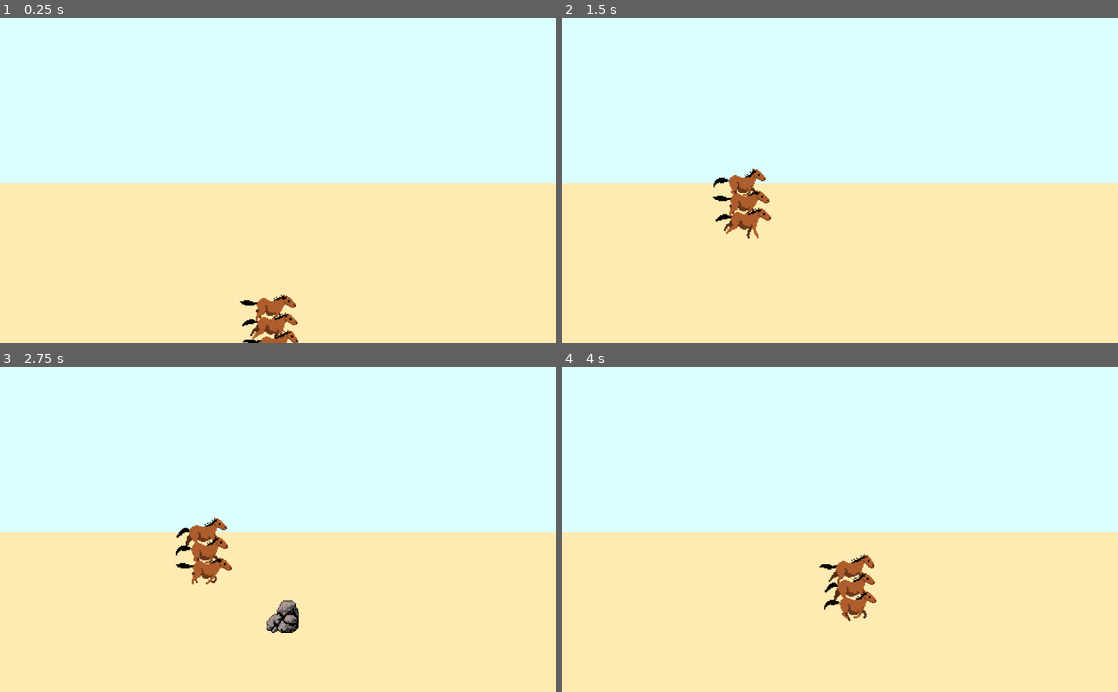
Above: before the commit, frames 1-4 (two rows, left to right).
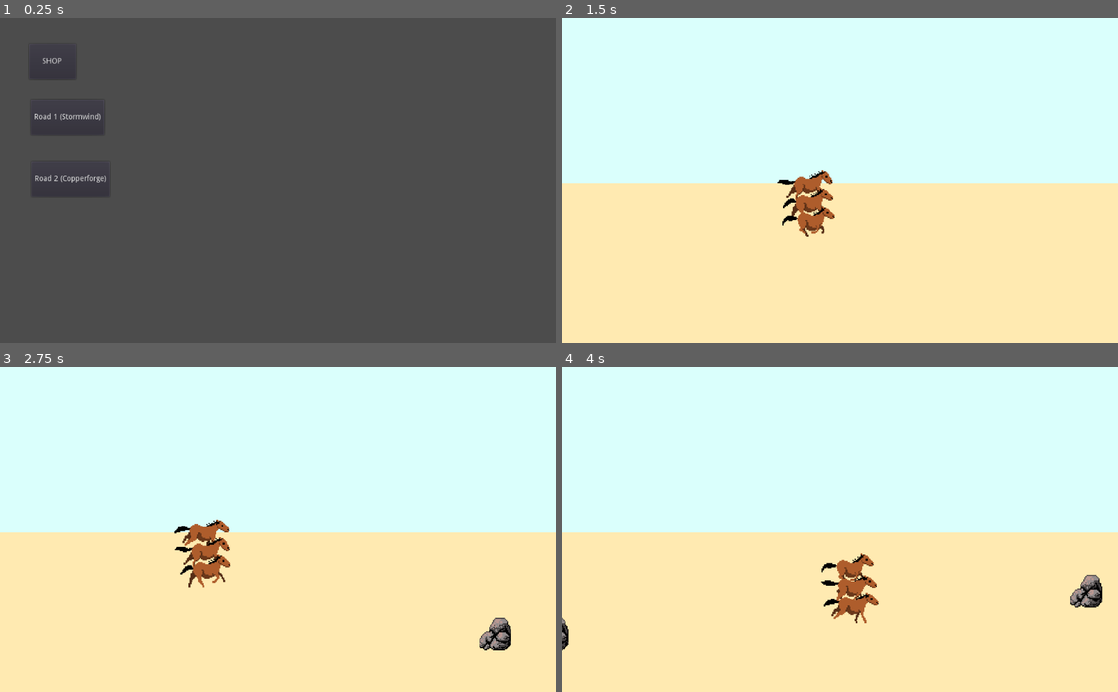
Above: after the commit, the same moments.

Repository: Lanilor53/troika
Game: Godot game, scene res://Main.tscn
Two runs of this game, one before a commit and one after it. Both use one fixed random seed, a clock stepped at 60 frames per second and the inputs below. Before the commit the project starts from res://Road.tscn.
Inputs (mouse positions are in pixels of both pictures, inside the frame that each line leads up to):
- Up to frame 1 (0.25 s): no input
- Up to frame 2 (1.5 s): click (628, 118) at 0.5 s, where only the run after the commit has a clickable "Road 1 (Stormwind)"; move the mouse to (962, 164) at 1.27 s
- Up to frame 3 (2.75 s): move the mouse to (166, 545) at 2.02 s
- Up to frame 4 (4 s): move the mouse to (895, 458) at 2.77 s; move the mouse to (812, 594) at 3.52 s

The runs differ from the first frame. In frame 1, 100% of the frame differs, in the area x 0-100%, y 0-100%; in frame 2, 2.2%; in frame 3, 1.6%; in frame 4, 1.2%.

Commit message:
Add road system

Diff:
--- a/GUI_Town.gd
+++ b/GUI_Town.gd
@@ -1,4 +1,19 @@
 extends Control
 
+onready var town = get_parent()
+
 func _ready():
-	pass
+	set_buttons_text()
+
+func _on_Road1Button_pressed():
+	town.get_parent().change_to_road(town.road_1)
+
+func _on_Road2Button_pressed():
+	town.get_parent().change_to_road(town.road_2)
+
+func _on_Town_town_loaded():
+	set_buttons_text()
+
+func set_buttons_text():
+	$Road1Button.text = "Road 1 (%s)" % town.road_1
+	$Road2Button.text = "Road 2 (%s)" % town.road_2
--- a/GUI_Town.tscn
+++ b/GUI_Town.tscn
@@ -1,38 +1,43 @@
-[gd_scene format=2]
+[gd_scene load_steps=2 format=2]
+
+[ext_resource path="res://GUI_Town.gd" type="Script" id=1]
 
 [node name="GUI_Town" type="Control"]
 margin_right = 40.0
 margin_bottom = 40.0
+script = ExtResource( 1 )
 __meta__ = {
 "_edit_use_anchors_": false
 }
 
 [node name="ShopButton" type="Button" parent="."]
-margin_left = 59.4484
-margin_top = 49.1096
-margin_right = 145.448
-margin_bottom = 114.11
+margin_left = 53.7573
+margin_top = 48.0558
+margin_right = 139.757
+margin_bottom = 113.056
 text = "SHOP"
 __meta__ = {
 "_edit_use_anchors_": false
 }
 
 [node name="Road1Button" type="Button" parent="."]
-margin_left = 182.222
-margin_top = 47.8172
-margin_right = 268.222
-margin_bottom = 112.817
+margin_left = 56.7883
+margin_top = 151.259
+margin_right = 142.788
+margin_bottom = 216.259
 text = "Road 1"
 __meta__ = {
 "_edit_use_anchors_": false
 }
 
-[node name="Road2Button2" type="Button" parent="."]
-margin_left = 301.119
-margin_top = 54.279
-margin_right = 387.119
-margin_bottom = 119.279
+[node name="Road2Button" type="Button" parent="."]
+margin_left = 57.5822
+margin_top = 265.236
+margin_right = 143.582
+margin_bottom = 330.236
 text = "Road 2"
 __meta__ = {
 "_edit_use_anchors_": false
 }
+[connection signal="pressed" from="Road1Button" to="." method="_on_Road1Button_pressed"]
+[connection signal="pressed" from="Road2Button" to="." method="_on_Road2Button_pressed"]
--- /dev/null
+++ b/Main.gd
@@ -0,0 +1,27 @@
+extends Node2D
+
+var roadScene = preload("res://Road.tscn")
+var townScene = preload("res://Town.tscn")
+
+func handle_destination_reached(dest):
+	# TODO: crossroads system
+	if dest.begins_with("road_"):
+		change_to_road(dest)
+	else:
+		change_to_town(dest)
+
+func change_to_road(dest):
+	clear()
+	add_child(roadScene.instance())
+	var cart = get_node("Road/PlayerCart")
+	# TODO: road length?
+	cart.destination = dest
+
+func change_to_town(town):
+	clear()
+	add_child(townScene.instance())
+	get_node("Town").load_town(town)
+
+func clear():
+	for child in get_children():
+		child.queue_free()
--- /dev/null
+++ b/Main.tscn
@@ -0,0 +1,9 @@
+[gd_scene load_steps=3 format=2]
+
+[ext_resource path="res://Town.tscn" type="PackedScene" id=1]
+[ext_resource path="res://Main.gd" type="Script" id=2]
+
+[node name="Main" type="Node2D"]
+script = ExtResource( 2 )
+
+[node name="Town" parent="." instance=ExtResource( 1 )]
--- a/Player.gd
+++ b/Player.gd
@@ -1,4 +1,6 @@
 extends KinematicBody2D
+
+# TODO: refactor to ProgressManager
 
 var speed = 10
 var maxSpeed = 50
@@ -6,6 +8,7 @@
 var oldpos = Vector2.ZERO
 var progress = 0
 var targetProgress = 7500
+var destination = ""
 
 signal speed_changed(speed)
 
@@ -42,7 +45,7 @@
 	progress += speed
 	print("[PROGRESS] %s" % progress)
 	if progress >= targetProgress:
-		print("Priehali")
+		print("Reached %s" % destination)
 		# TODO: handle turns
 		# Turn gives 3 second for player to choose a road by going up or down
-		get_tree().change_scene("res://Town.tscn")
+		get_parent().get_parent().handle_destination_reached(destination)
--- a/Town.gd
+++ b/Town.gd
@@ -1,12 +1,14 @@
 extends Node2D
 
 var TownStats = preload("res://TownStats.gd")
-var road_1 = ""
-var road_2 = ""
-var shop_layout = []
+var road_1 = "Stormwind"
+var road_2 = "Copperforge"
+var shop_layout = {"cheese_buy":2, "cheese_sell":1}
+signal town_loaded()
 
 func load_town(town):
 	var stats = TownStats.get_stats(town)
 	road_1 = stats["road_1"]
 	road_2 = stats["road_2"]
 	shop_layout = stats["shop_layout"]
+	emit_signal("town_loaded")
--- a/Town.tscn
+++ b/Town.tscn
@@ -7,3 +7,4 @@
 script = ExtResource( 2 )
 
 [node name="GUI_Town" parent="." instance=ExtResource( 1 )]
+[connection signal="town_loaded" from="." to="GUI_Town" method="_on_Town_town_loaded"]
--- a/TownStats.gd
+++ b/TownStats.gd
@@ -1,27 +1,23 @@
 extends Object
 
-enum TOWN{
-	Farmville,
-	Stormwind,
-	Copperforge
-}
+# TODO: use enums
 
 static func get_stats(town):
-	if town == TOWN.Farmville:
+	if town == "Farmville":
 		return {
-			"road_1":TOWN.Stormwind,
-			"road_2":TOWN.Copperforge,
+			"road_1":"Stormwind",
+			"road_2":"Copperforge",
 			"shop_layout":{"cheese_buy":2, "cheese_sell":1}
 		}
-	elif town == TOWN.Storwind:
+	elif town == "Stormwind":
 		return {
-			"road_1":TOWN.Stormwind,
-			"road_2":TOWN.Farmville,
+			"road_1":"Farmville",
+			"road_2":"Copperforge",
 			"shop_layout":{"cheese_buy":3, "cheese_sell":2}
 		}
-	elif town == TOWN.Copperforge:
+	elif town == "Copperforge":
 		return {
-			"road_1":TOWN.Stormwind,
-			"road_2":TOWN.Farmville,
+			"road_1":"Stormwind",
+			"road_2":"Farmville",
 			"shop_layout":{"cheese_buy":2, "cheese_sell":1}
 		}
--- a/project.godot
+++ b/project.godot
@@ -16,7 +16,7 @@
 [application]
 
 config/name="Troika"
-run/main_scene="res://Road.tscn"
+run/main_scene="res://Main.tscn"
 
 [display]
 
